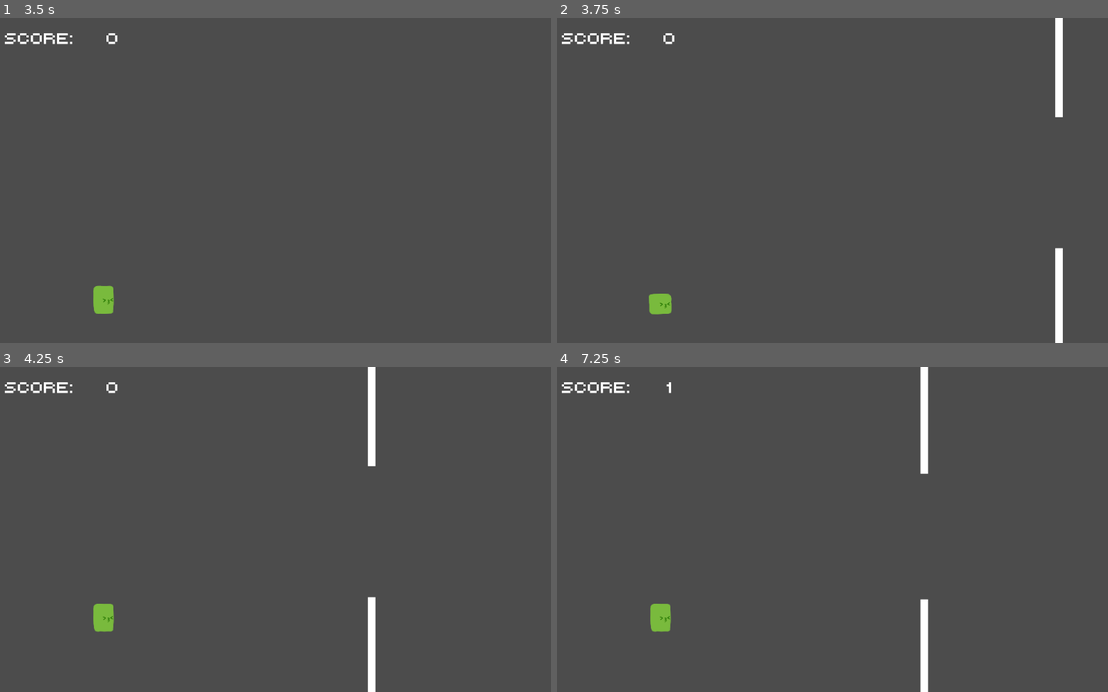
Above: before the commit, frames 1-4 (two rows, left to right).
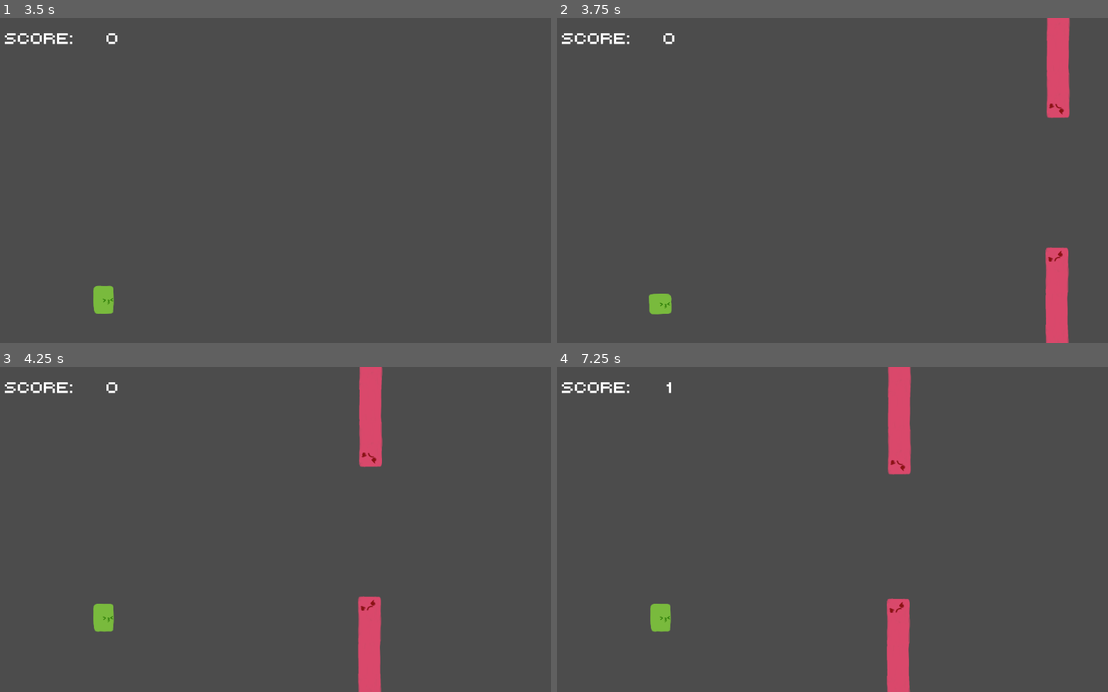
Above: after the commit, the same moments.

Repository: CoryParsnipson/bouncy-block
Game: Godot game, scene res://Main.tscn
The game is run twice, just before and just after one commit, with the same random seed, the same clock (stepped at 60 frames per second) and the same inputs.
Inputs:
- Up to frame 1 (3.5 s): tap Enter (ui_accept) at 0.5, 0.77, 1.07, 1.52, 1.82, 3.02, 3.32 s
- Up to frame 2 (3.75 s): no input
- Up to frame 3 (4.25 s): tap Enter (ui_accept) at 3.77, 4.07 s
- Up to frame 4 (7.25 s): tap Enter (ui_accept) at 4.52, 4.82, 6.02, 6.32, 6.77, 7.07 s

Frame 1 is identical in both runs. In frame 2, 2.5% of the frame differs, in the area x 88-94%, y 0-100%; in frame 3, 2.5%; in frame 4, 3.5%, in the area x 59-68%, y 0-100%.

Commit message:
Add sprites for barrier.

Diff:
--- a/Barrier.tscn
+++ b/Barrier.tscn
@@ -1,14 +1,26 @@
-[gd_scene load_steps=2 format=2]
+[gd_scene load_steps=5 format=2]
 
-[sub_resource type="RectangleShape2D" id=1]
-extents = Vector2( 7, 300 )
+[ext_resource path="res://sprite/barrier-neutral.png" type="Texture" id=1]
+[ext_resource path="res://sprite/barrier-collision.png" type="Texture" id=2]
+
+[sub_resource type="SpriteFrames" id=3]
+animations = [ {
+"frames": [ ExtResource( 1 ), ExtResource( 2 ) ],
+"loop": true,
+"name": "default",
+"speed": 5.0
+} ]
+
+[sub_resource type="RectangleShape2D" id=2]
+extents = Vector2( 20.2836, 220.543 )
 
 [node name="Barrier" type="Area2D"]
 
-[node name="Polygon2D" type="Polygon2D" parent="."]
-position = Vector2( 0, 300.514 )
-polygon = PoolVector2Array( -7, -300, 7, -300, 7, 300, -7, 300 )
+[node name="AnimatedSprite" type="AnimatedSprite" parent="."]
+position = Vector2( -1, 218.991 )
+scale = Vector2( 0.15, 0.15 )
+frames = SubResource( 3 )
 
 [node name="CollisionShape2D" type="CollisionShape2D" parent="."]
-position = Vector2( 0, 300.514 )
-shape = SubResource( 1 )
+position = Vector2( 0, 221.301 )
+shape = SubResource( 2 )
--- a/Main.gd
+++ b/Main.gd
@@ -2,13 +2,13 @@
 
 export var score = 0
 export var level = 0
-export var to_next_level = 2
+export var to_next_level = 1
 export var barrier_speed = 7
 export var barrier_offset_min = 0
 export var barrier_offset_max = 0
 export var barrier_gap_radius = 120
 
-export var barrier_speed_max = 25
+export var barrier_speed_max = 17
 export var barrier_wait_time_min = 1.5
 export var barrier_gap_radius_min = 70
 
@@ -24,7 +24,9 @@
 	barrier_offset_min = int(bounds.position.y) + barrier_gap_radius
 	barrier_offset_max = int(bounds.end.y) - barrier_gap_radius
 
-	# TODO: move barriers beyond viewport edge
+	# make the upper barrier sprite mirrored to align the face
+	$BarrierUpper/AnimatedSprite.flip_h = true
+
 	reset()
 
 func _process(delta):
@@ -39,10 +41,10 @@
 	previous_barrier_pos_x = $BarrierUpper.position.x
 
 	# TODO: how to programmtically calculate when this node falls off the screen?
-	if $BarrierUpper.position.x > bounds.position.x - 14:
+	if $BarrierUpper.position.x >= bounds.position.x - $BarrierUpper/CollisionShape2D.shape.extents.x - 10:
 		$BarrierUpper.position.x -= barrier_speed
 
-	if $BarrierLower.position.x > bounds.position.x - 14:
+	if $BarrierLower.position.x >= bounds.position.x - $BarrierLower/CollisionShape2D.shape.extents.x - 10:
 		$BarrierLower.position.x -= barrier_speed
 
 	if previous_barrier_pos_x >= $Player.position.x \
@@ -56,6 +58,9 @@
 	$Player.position.x = 200
 	$Player.position.y = bounds.size.y / 2.0
 
+	$BarrierUpper.position.x = bounds.position.x - $BarrierUpper/CollisionShape2D.shape.extents.x - 10
+	$BarrierLower.position.x = bounds.position.x - $BarrierLower/CollisionShape2D.shape.extents.x - 10
+
 	game_started = false
 	$Player.disable_physics = true
 
@@ -65,8 +70,8 @@
 	$BarrierTimer.start()
 
 func send_barrier():
-	$BarrierUpper.position.x = bounds.end.x + 14
-	$BarrierLower.position.x = bounds.end.x + 14
+	$BarrierUpper.position.x = bounds.end.x + $BarrierUpper/CollisionShape2D.shape.extents.x - 10
+	$BarrierLower.position.x = bounds.end.x + $BarrierLower/CollisionShape2D.shape.extents.x - 10
 
 	var barrier_offset = randi() % (barrier_offset_max - barrier_offset_min) + barrier_offset_min
 
--- a/Main.tscn
+++ b/Main.tscn
@@ -20,11 +20,10 @@
 position = Vector2( 200, 300 )
 
 [node name="BarrierUpper" parent="." instance=ExtResource( 3 )]
-position = Vector2( -6.67346, 199.296 )
-rotation = -3.14159
+rotation = 3.14159
 
 [node name="BarrierLower" parent="." instance=ExtResource( 3 )]
-position = Vector2( -6.69627, 407.776 )
+position = Vector2( -1.29236, 597.068 )
 
 [node name="BarrierTimer" type="Timer" parent="."]
 wait_time = 3.0
Binary file added: sprite/barrier-collision.png
Not shown, added: sprite/barrier-collision.png.import
Binary file added: sprite/barrier-neutral.png
Not shown, added: sprite/barrier-neutral.png.import
Not shown, added: resource/barrier.kra
